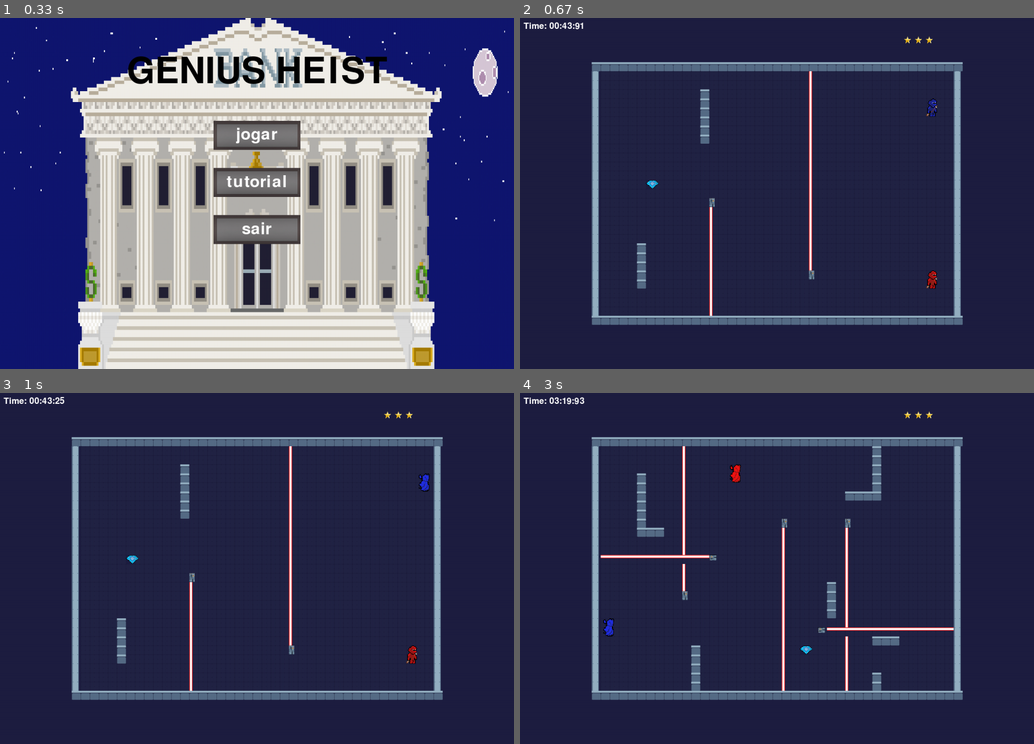
Above: before the commit, frames 1-4 (two rows, left to right).
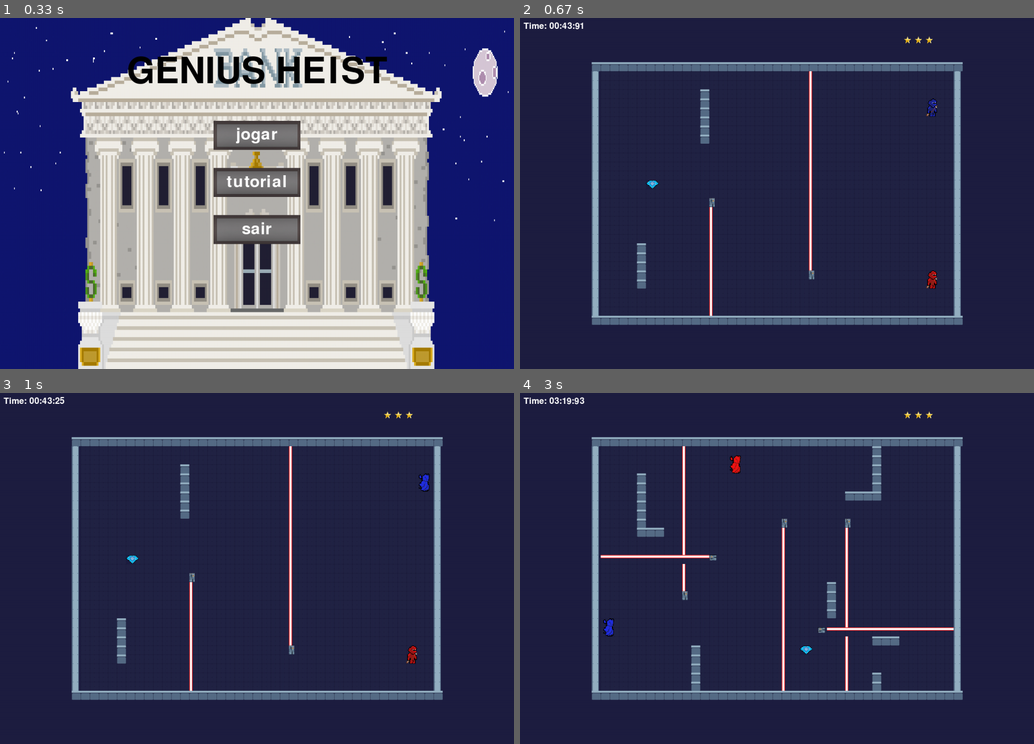
Above: after the commit, the same moments.

Repository: insper-classroom/devlife-23-1-projeto-pygame-gustavoc_sarti
Game: pygame game, started from main.py
Two runs of this game, one before a commit and one after it. Both use one fixed random seed, a clock stepped at 60 frames per second and the inputs below.
Inputs (mouse positions are in pixels of both pictures, inside the frame that each line leads up to):
- Up to frame 1 (0.33 s): no input
- Up to frame 2 (0.67 s): click "jogar" at 0.38 s
- Up to frame 3 (1 s): hold Right from 0.67 s (still down); move the mouse to (236, 582) at 0.7 s
- Up to frame 4 (3 s): release Right at 1.13 s; hold Up 1.17-1.47 s; hold W 1.17-1.47 s; move the mouse to (782, 593) at 1.2 s; hold Right 1.5-1.97 s; hold D 1.5-1.97 s; move the mouse to (828, 645) at 1.53 s; hold Left 2-2.53 s; hold A 2-2.53 s; move the mouse to (617, 649) at 2.03 s; hold Down 2.57-2.87 s; hold S 2.57-2.87 s; move the mouse to (967, 691) at 2.6 s; hold Left from 2.9 s (still down); hold A from 2.9 s (still down); move the mouse to (643, 438) at 2.93 s

Frame 1 is identical in both runs. In frame 2, less than 0.1% of the frame differs, in the area x 26-27%, y 46-48%; in frame 3, less than 0.1%; in frame 4, 0.1%, in the area x 40-57%, y 17-74%.

Commit message:
diamante faz passar de nivel e ganhar

Diff:
--- a/config.py
+++ b/config.py
@@ -82,8 +82,8 @@
 MAP3 = [
     ['X','X','X','X','X','X','X','X','X','X','X','X','X','X','X','X','X','X','X','X','X','X','X','X','X','X','X','X','X','X','X','X','X','X','X','X','X','X','X','X','X'],
     ['S',' ',' ',' ',' ',' ',' ',' ',' ',' ','I',' ',' ',' ',' ',' ',' ',' ',' ',' ',' ',' ',' ',' ',' ',' ',' ',' ',' ',' ',' ','X',' ',' ',' ',' ',' ',' ',' ',' ','S'],
+    ['S',' ',' ',' ',' ',' ',' ',' ',' ',' ','I',' ',' ',' ',' ',' ',' ',' ','2',' ',' ',' ',' ',' ',' ',' ',' ',' ',' ',' ',' ','X',' ',' ',' ',' ',' ',' ',' ',' ','S'],
     ['S',' ',' ',' ',' ',' ',' ',' ',' ',' ','I',' ',' ',' ',' ',' ',' ',' ',' ',' ',' ',' ',' ',' ',' ',' ',' ',' ',' ',' ',' ','X',' ',' ',' ',' ',' ',' ',' ',' ','S'],
-    ['S',' ',' ',' ',' ',' ',' ',' ',' ',' ','I',' ',' ',' ',' ',' ',' ',' ','2',' ',' ',' ',' ',' ',' ',' ',' ',' ',' ',' ',' ','X',' ',' ',' ',' ',' ',' ',' ',' ','S'],
     ['S',' ',' ',' ',' ','X',' ',' ',' ',' ','I',' ',' ',' ',' ',' ',' ',' ',' ',' ',' ',' ',' ',' ',' ',' ',' ',' ',' ',' ',' ','X',' ',' ',' ',' ',' ',' ',' ',' ','S'],
     ['S',' ',' ',' ',' ','X',' ',' ',' ',' ','I',' ',' ',' ',' ',' ',' ',' ',' ',' ',' ',' ',' ',' ',' ',' ',' ',' ',' ',' ',' ','X',' ',' ',' ',' ',' ',' ',' ',' ','S'],
     ['S',' ',' ',' ',' ','X',' ',' ',' ',' ','I',' ',' ',' ',' ',' ',' ',' ',' ',' ',' ',' ',' ',' ',' ',' ',' ',' ','X','X','X','X',' ',' ',' ',' ',' ',' ',' ',' ','S'],
--- a/functions.py
+++ b/functions.py
@@ -61,3 +61,8 @@
                 return True
         else:
             return False
+
+def won(self):
+    colide_diamond = pygame.sprite.groupcollide(self.players, self.diamond, False, False, pygame.sprite.collide_rect)
+    if colide_diamond:
+        self.victory = True
--- a/game.py
+++ b/game.py
@@ -39,7 +39,7 @@
 #Jogo
 class Game:
     def __init__(self):
-        #Init do jogo
+        #construtor do jogo
         pygame.init()
         self.window = pygame.display.set_mode((SCREEN_WIDTH, SCREEN_HEIGHT))
         self.players = pygame.sprite.Group()
@@ -48,6 +48,7 @@
         self.lasers_y = pygame.sprite.Group()
         self.sprites = pygame.sprite.Group()
         self.guns = pygame.sprite.Group()
+        self.diamond = pygame.sprite.Group()
         self.map = MAP1
         self.mapa()
         self.timer = Timer(TIMER1)
@@ -63,7 +64,6 @@
         self.win_sound = pygame.mixer.Sound('assets/sounds/sounds_misc/ogg/victory_music.ogg')
         self.win_sound.set_volume(0.1)
 
-
         #Init do menu
         #Configura os botões
         self.button = pygame.image.load('assets/images/menu/button_unselected.jpg')
@@ -72,8 +72,6 @@
         self.button_victory = pygame.transform.scale(self.button, (240, 80))
         self.button_width, self.button_height = self.button.get_size()
 
-
-
         #Configura as imagens de fundo
         background = pygame.image.load('assets/images/menu/bank-pygame.png')
         self.background = pygame.transform.scale(background,(1420,969))
@@ -86,7 +84,7 @@
         self.fonte = pygame.font.Font(self.fonte_padrao, 45)
         self.fonte_titulo = pygame.font.Font(self.fonte_padrao, 100)
         self.titulo = self.fonte_titulo.render('GENIUS HEIST', True, (0,0,0))
-        self.titulo_win = self.fonte.render('Você Escapou!', True, (0, 0, 0))
+        self.titulo_win = self.fonte.render('Você Escapou!', True, (0,0,0))
 
     def atualiza_estado(self):
         self.mouse_pos = pygame.mouse.get_pos()
@@ -100,6 +98,7 @@
 
                 if functions.clique_tutorial(self,SCREEN_WIDTH,SCREEN_HEIGHT):
                     return False
+
                 if functions.clique_sair(self,SCREEN_WIDTH,SCREEN_HEIGHT):
                     pygame.quit()
                     sys.exit()
@@ -110,6 +109,10 @@
 
         functions.player_hit(self)
         functions.laser_break(self)
+        functions.won(self)
+
+        if self.victory:
+            print('victory')
 
         return True
 
@@ -140,7 +143,7 @@
                 if column == 'L':
                     Gun_y((x, y), self.guns)
                 if column == 'D':
-                    Diamond((x, y), self.sprites)
+                    Diamond((x, y), self.diamond)
 
     #Função de RESET, serve para resetar TODAS as variaveis(init) de toda a classe e funções para assim reiniciar o jogo.
     def reset(self):
@@ -150,6 +153,7 @@
         self.lasers_y = pygame.sprite.Group()
         self.sprites = pygame.sprite.Group()
         self.guns = pygame.sprite.Group()
+        self.diamond = pygame.sprite.Group()
         if self.nivel[self.atual] == 'nivel1':
             self.map = MAP2
             self.timer = Timer(TIMER2)
@@ -171,6 +175,7 @@
             self.lasers_x.draw(self.window)
             self.lasers_y.draw(self.window)
             self.guns.draw(self.window)
+            self.diamond.draw(self.window)
             #GPT + stackoverflow
             self.timer.clock.tick(100)
             time_text = self.timer.get_time_string()
Empty file added: menu.py
